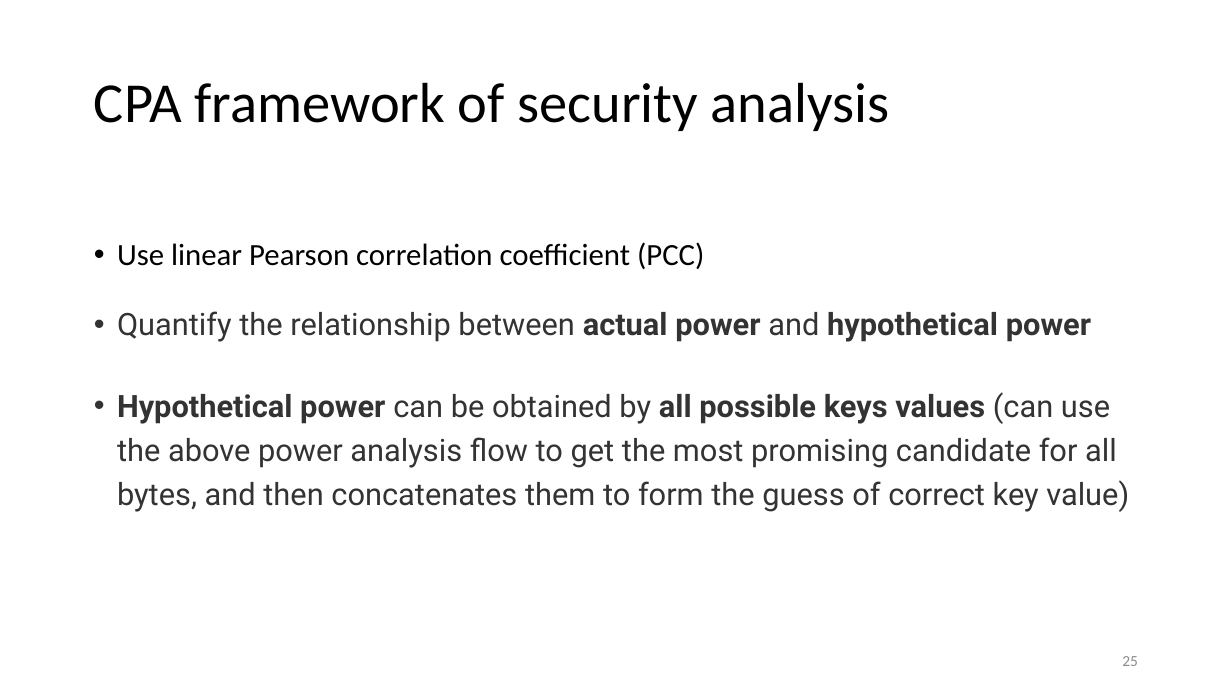
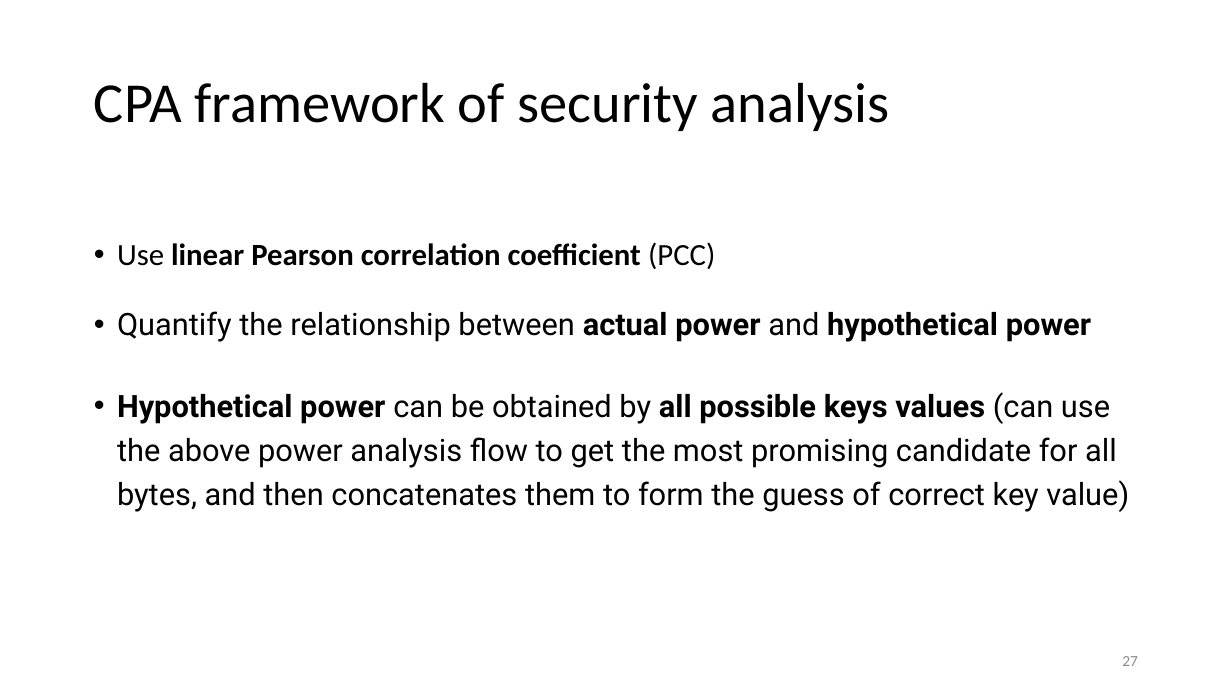
Before and after one commit to Pacific-Feng-Studuies/Studied-Papers, a slide deck: slide 28 of GM/X-Volt Joint Tuning of Driver Strengths and Supply Voltages/X-Volt Joint Tuning of Driver Strengths and Supply Voltages.pptx (slide 26 before the commit). Drawn at 1232x693 pixels with LibreOffice and Linux fonts; fonts in the diff are those of the drawing. Boxes give left, top, right and bottom in pixels: in the first picture for what was removed or moved away, otherwise in the second. Text is boxed around its words. In the diff, an @@ line names an element or a change of style, - is before the commit and + after.

```diff
--- a/GM/X-Volt Joint Tuning of Driver Strengths and Supply Voltages/X-Volt Joint Tuning of Driver Strengths and Supply Voltages.pptx
+++ b/GM/X-Volt Joint Tuning of Driver Strengths and Supply Voltages/X-Volt Joint Tuning of Driver Strengths and Supply Voltages.pptx
@@ text "Use linear Pearson correlation coefficient ..." at (x1=117, y1=242, x2=1129, y2=512): bold on in "linear Pearson correlation coefficient"; text colour #333333 to #000000 in "Quantify the relationship between actual power and ...", "Hypothetical power can be obtained by all ..." @@
@@ page number at (x1=1122, y1=656, x2=1138, y2=666): text changed @@
-25
+27
```
Also in this commit, not shown: 14 other slides changed, 3 slides added, 1 slide removed.
